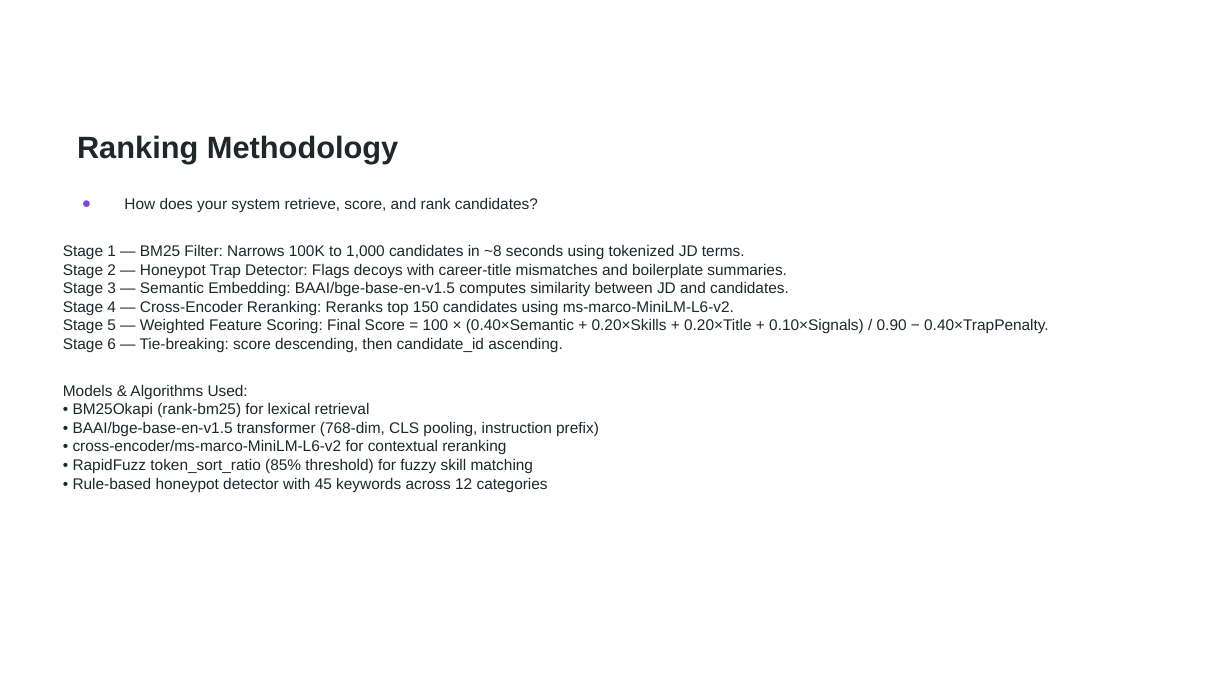
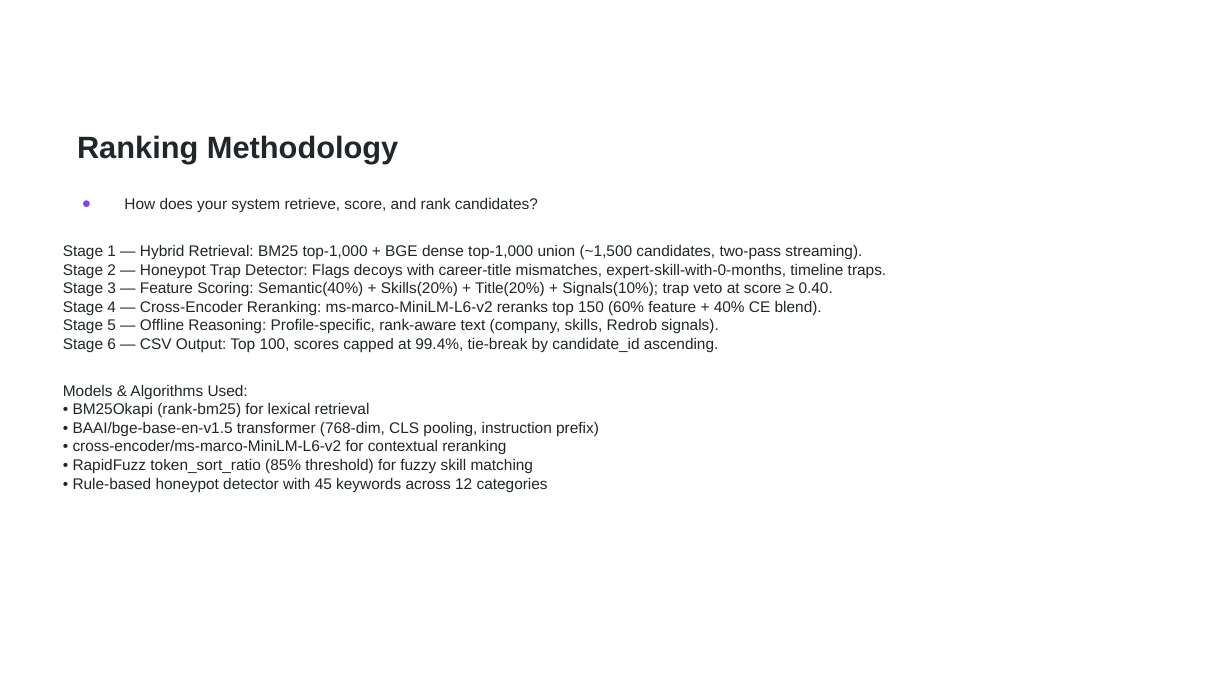
Before and after one commit to mohd-ibadullah/TalentLensAI, a slide deck: slide 4 of TalentLensAI_Submission.pptx. Drawn at 1232x693 pixels with LibreOffice and Linux fonts; fonts in the diff are those of the drawing; background and template pictures are left out. Boxes give left, top, right and bottom in pixels: in the first picture for what was removed or moved away, otherwise in the second. Text is boxed around its words. In the diff, an @@ line names an element or a change of style, - is before the commit and + after.

```diff
--- a/TalentLensAI_Submission.pptx
+++ b/TalentLensAI_Submission.pptx
@@ text at [63,244,887,352]: text changed @@
-Stage 1 — BM25 Filter: Narrows 100K to 1,000 candidates in ~8 seconds using tokenized JD terms.
-Stage 2 — Honeypot Trap Detector: Flags decoys with career-title mismatches and boilerplate summaries.
-Stage 3 — Semantic Embedding: BAAI/bge-base-en-v1.5 computes similarity between JD and candidates.
-Stage 4 — Cross-Encoder Reranking: Reranks top 150 candidates using ms-marco-MiniLM-L6-v2.
-Stage 5 — Weighted Feature Scoring: Final Score = 100 × (0.40×Semantic + 0.20×Skills + 0.20×Title + 0.10×Signals) / 0.90 − 0.40×TrapPenalty.
-Stage 6 — Tie-breaking: score descending, then candidate_id ascending.
+Stage 1 — Hybrid Retrieval: BM25 top-1,000 + BGE dense top-1,000 union (~1,500 candidates, two-pass streaming).
+Stage 2 — Honeypot Trap Detector: Flags decoys with career-title mismatches, expert-skill-with-0-months, timeline traps.
+Stage 3 — Feature Scoring: Semantic(40%) + Skills(20%) + Title(20%) + Signals(10%); trap veto at score ≥ 0.40.
+Stage 4 — Cross-Encoder Reranking: ms-marco-MiniLM-L6-v2 reranks top 150 (60% feature + 40% CE blend).
+Stage 5 — Offline Reasoning: Profile-specific, rank-aware text (company, skills, Redrob signals).
+Stage 6 — CSV Output: Top 100, scores capped at 99.4%, tie-break by candidate_id ascending.
```
Also in this commit, not shown: 5 other slides changed, 3 other files.
